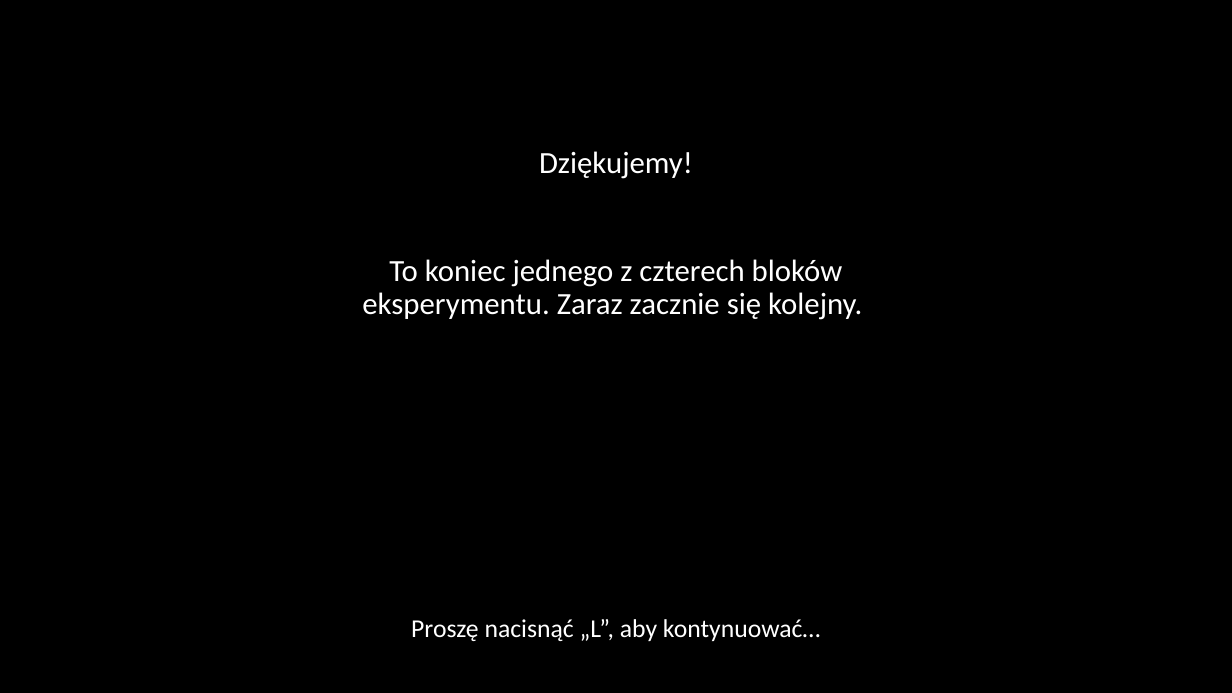
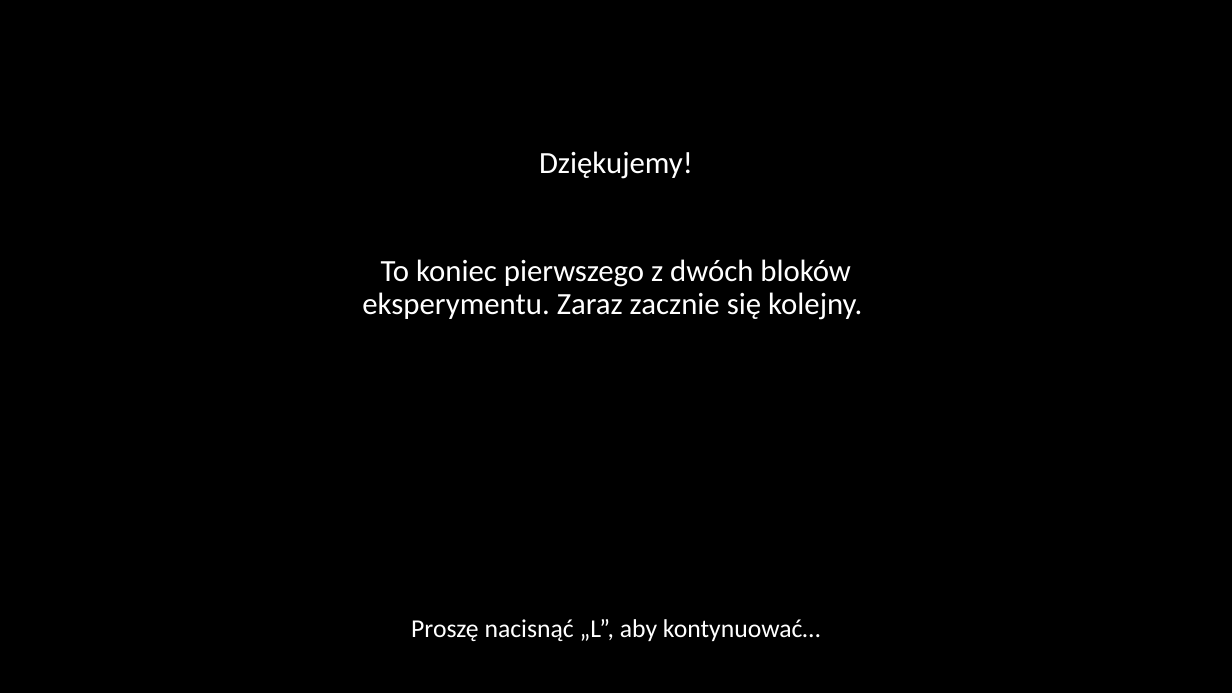
Before and after one commit to mmagnuski/senofag, a slide deck: slide 9 of EPRIME procedura png/Slajdy_Dprime.pptx (slide 7 before the commit). Drawn at 1232x693 pixels with LibreOffice and Linux fonts; fonts in the diff are those of the drawing. Boxes give left, top, right and bottom in pixels: in the first picture for what was removed or moved away, otherwise in the second. Text is boxed around its words. In the diff, an @@ line names an element or a change of style, - is before the commit and + after.

```diff
--- a/EPRIME procedura png/Slajdy_Dprime.pptx
+++ b/EPRIME procedura png/Slajdy_Dprime.pptx
@@ text at [362, 259, 862, 320]: text changed @@
-To koniec jednego z czterech bloków eksperymentu. Zaraz zacznie się kolejny.
+To koniec pierwszego z dwóch bloków eksperymentu. Zaraz zacznie się kolejny.
```
Also in this commit, not shown: 2 other slides changed, 2 slides added, 10 other files.
